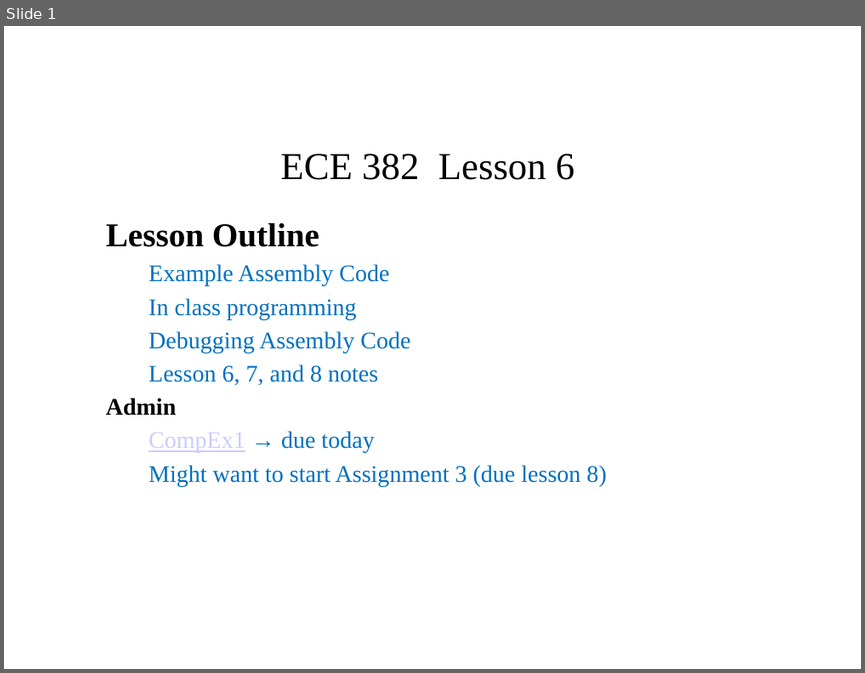
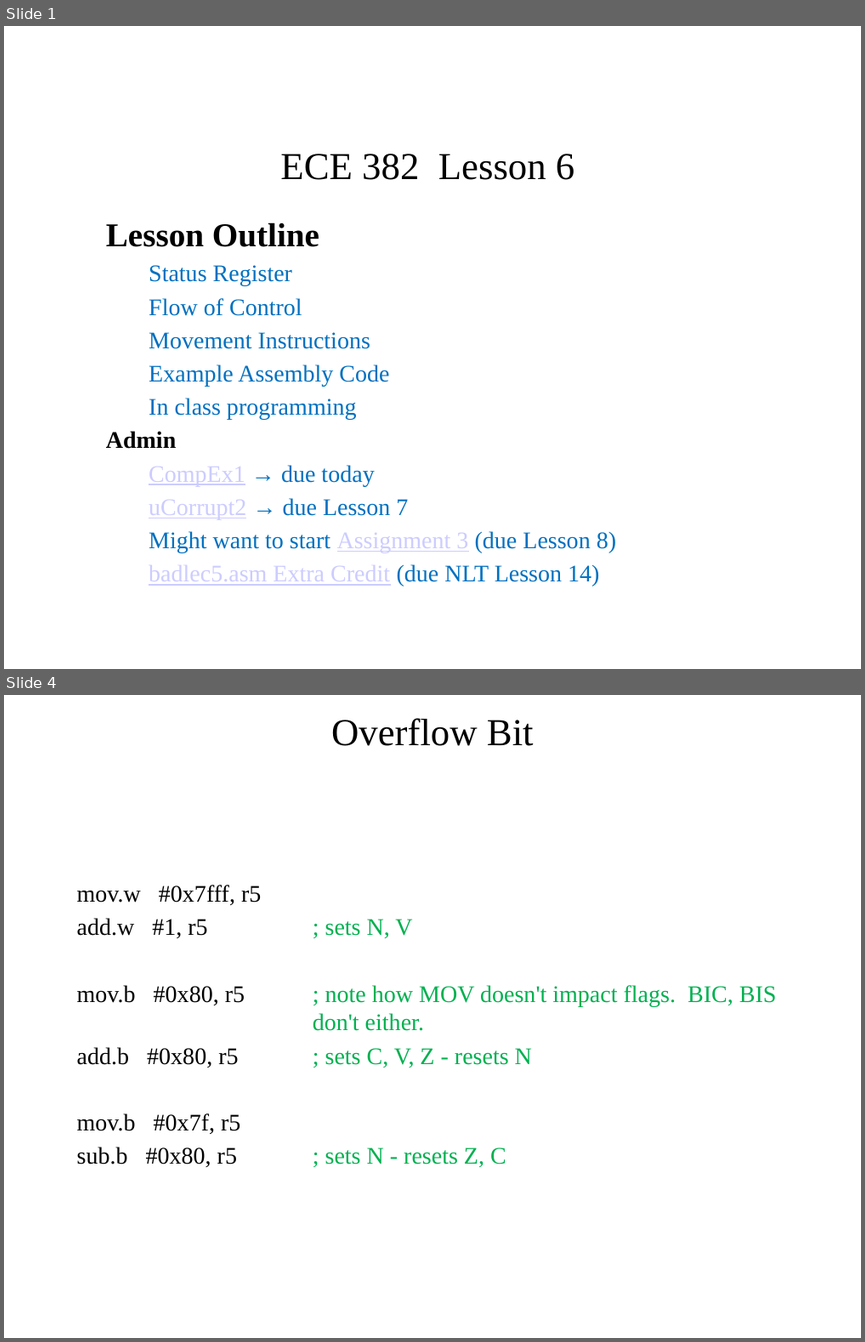
Before and after one commit to pw4rn3r/ECE382, a slide deck: notes/L6/Lsn6.pptx. Shown one above the other, each under a label of ours: slide 1 before the commit, slides 1 and 4 after it; the slides between them are not shown. The pictures are 865x673 and 865x1342 pixels, drawn with LibreOffice and Linux fonts; fonts in the diff are those of the drawing. Boxes give left, top, right and bottom in pixels: in the first picture for what was removed or moved away, otherwise in the second. Text is boxed around its words. In the diff, an @@ line names an element or a change of style, - is before the commit and + after.

Commit message:
Minor updates to Lesson 6 and adding slides.

```diff
--- a/notes/L6/Lsn6.pptx
+++ b/notes/L6/Lsn6.pptx
@@ slide 4 added at (4, 695, 861, 1338), background #FFFFFF @@
@@ title added at (331, 718, 534, 746), 32 pt, text #000000 @@
+Overflow Bit
@@ text added at (77, 885, 777, 1167), 20 pt, text #00B050 @@
+mov.w #0x7fff, r5
+add.w #1, r5 ; sets N, V
+mov.b #0x80, r5 ; note how MOV doesn't impact flags. BIC, BIS don't either.
+add.b #0x80, r5 ; sets C, V, Z - resets N
+mov.b #0x7f, r5
+sub.b #0x80, r5 ; sets N - resets Z, C
@@ slide 1 changed as well @@
@@ subtitle at (148, 265, 370, 349): paragraphs added @@
+  Status Register
+  Flow of Control
+  Movement Instructions
@@ subtitle at (148, 331, 410, 385): paragraphs removed @@
-  Debugging Assembly Code
-  Lesson 6, 7, and 8 notes
@@ subtitle at (148, 498, 616, 586): text changed @@
-  Might want to start Assignment 3 (due lesson 8)
+  uCorrupt2 → due Lesson 7
+  Might want to start Assignment 3 (due Lesson 8)
+  badlec5.asm Extra Credit (due NLT Lesson 14)
```
Also in this commit, not shown: 18 other slides added, 1 other file.
